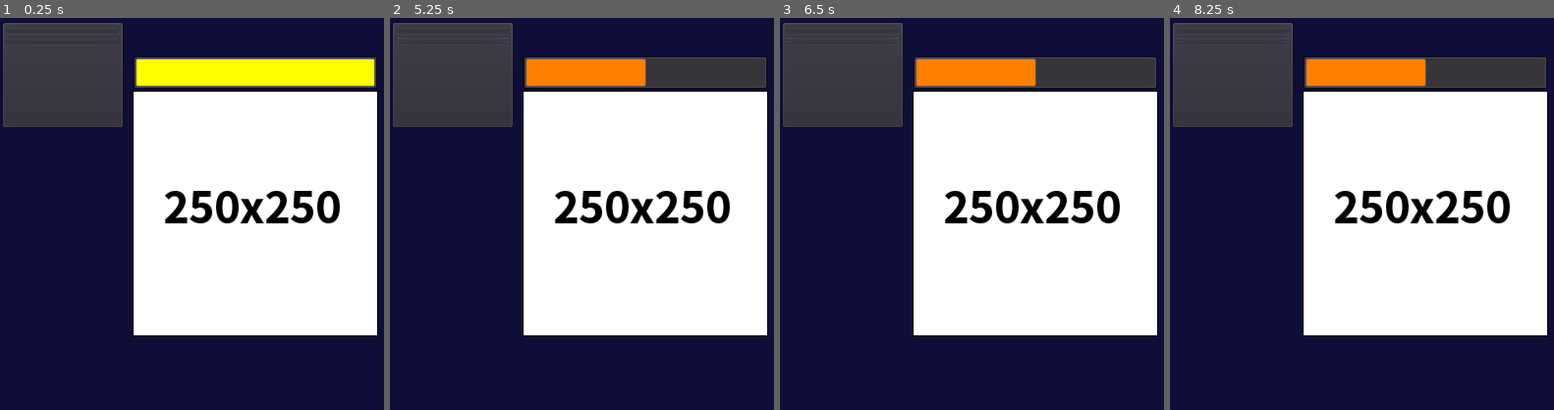
Above: before the commit, frames 1-4 (left to right).
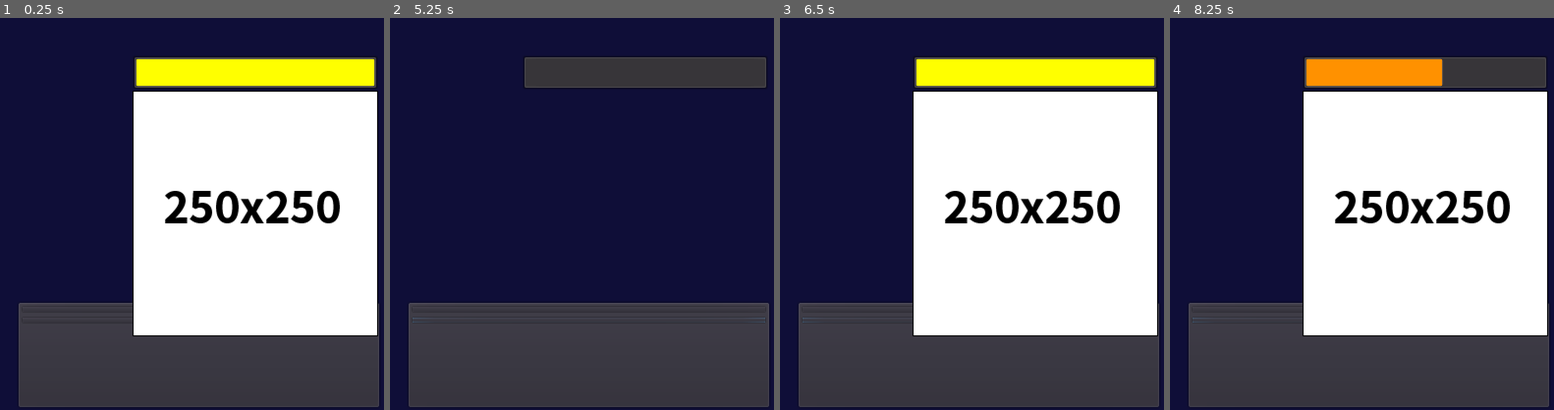
Above: after the commit, the same moments.

Repository: Yu-Channel/Simple-clicker
Game: Godot game, scene res://scene/Main.tscn
Same seed, same stepped clock (60 frames per second), same inputs: the game is played once before the commit and once after it.
Inputs (mouse positions are in pixels of both pictures, inside the frame that each line leads up to):
- Up to frame 1 (0.25 s): no input
- Up to frame 2 (5.25 s): click "Power +1(1)" at 0.5 s; click "AutoPower +1(0)" at 1.25 s; click "Power +1(1)" at 2 s; click "AutoPower +1(0)" at 2.75 s; click "Power +1(1)" at 3.5 s; click "AutoPower +1(0)" at 4.25 s; tap Enter at 5 s; move the mouse to (643, 214) at 5.02 s; click (643, 214) at 5.17 s
- Up to frame 3 (6.5 s): tap Space at 5.75 s; move the mouse to (899, 233) at 5.77 s; click (899, 233) at 5.92 s
- Up to frame 4 (8.25 s): tap Enter at 6.5, 8 s; move the mouse to (1404, 127) at 6.52 s; click (1404, 127) at 6.67 s; tap Space at 7.25 s; move the mouse to (1346, 292) at 7.27 s; click (1346, 292) at 7.42 s; move the mouse to (1484, 272) at 8.02 s; click (1484, 272) at 8.17 s

The runs differ from the first frame. In frame 1, 28% of the frame differs, in the area x 0-99%, y 1-100%; in frame 2, 70%; in frame 3, 32%; in frame 4, 28%.

Commit message:
Warningの修正

Diff:
--- a/project.godot
+++ b/project.godot
@@ -25,6 +25,10 @@
 window/stretch/mode="viewport"
 window/stretch/aspect="keep"
 
+[editor_plugins]
+
+enabled=PoolStringArray( "res://addons/kanban_tasks/plugin.cfg" )
+
 [gui]
 
 common/drop_mouse_on_gui_input_disabled=true
--- a/scene/Main.tscn
+++ b/scene/Main.tscn
@@ -87,10 +87,10 @@
 valign = 1
 
 [node name="ButtonUI" type="PanelContainer" parent="GUI"]
-margin_left = 1.0
-margin_top = 4.0
-margin_right = 127.0
-margin_bottom = 114.0
+margin_left = 17.0
+margin_top = 289.0
+margin_right = 388.0
+margin_bottom = 399.0
 __meta__ = {
 "_edit_group_": true,
 "_editor_description_": "button用のノード"
@@ -99,18 +99,18 @@
 [node name="VBox" type="VBoxContainer" parent="GUI/ButtonUI"]
 margin_left = 7.0
 margin_top = 7.0
-margin_right = 119.0
+margin_right = 364.0
 margin_bottom = 103.0
 
 [node name="PowerButton" type="Button" parent="GUI/ButtonUI/VBox"]
-margin_right = 112.0
+margin_right = 357.0
 margin_bottom = 25.0
 custom_fonts/font = SubResource( 5 )
 text = "Power(x)"
 
 [node name="PowerButtonLabel" type="Label" parent="GUI/ButtonUI/VBox"]
 margin_top = 29.0
-margin_right = 112.0
+margin_right = 357.0
 margin_bottom = 46.0
 custom_fonts/font = SubResource( 1 )
 text = "Money x100"
@@ -119,14 +119,14 @@
 
 [node name="AutoPowerButton" type="Button" parent="GUI/ButtonUI/VBox"]
 margin_top = 50.0
-margin_right = 112.0
+margin_right = 357.0
 margin_bottom = 75.0
 custom_fonts/font = SubResource( 5 )
 text = "AutoPower(x)"
 
 [node name="AutoPowerButtonLabel" type="Label" parent="GUI/ButtonUI/VBox"]
 margin_top = 79.0
-margin_right = 112.0
+margin_right = 357.0
 margin_bottom = 96.0
 custom_fonts/font = SubResource( 1 )
 text = "Money x100"
@@ -145,6 +145,7 @@
 [node name="EnemyCooldown" type="Timer" parent="."]
 process_mode = 0
 one_shot = true
+autostart = true
 
 [node name="Dummy_enemy" type="ColorRect" parent="."]
 visible = false
--- a/scripts/Enemy.gd
+++ b/scripts/Enemy.gd
@@ -19,7 +19,7 @@
 			queue_free()
 
 # クリックしたときの処理
-func _on_Enemy_input_event(viewport, event, shape_idx):
+func _on_Enemy_input_event(_viewport, event, _shape_idx):
 	if event is InputEventMouseButton:
 		if event.is_pressed():
 			Grobal.enemy_hp -= Grobal.click_power
@@ -40,7 +40,7 @@
 
 	# 10の倍数floorごとに
 	if !(Grobal.floor_num % 10):
-		enemy_hp *= 1 + (pow(Grobal.floor_num / 10, 2) * 0.1)
+		enemy_hp *= 1 + (pow(float(Grobal.floor_num) / 10, 2) * 0.1)
 		Grobal.time_limit = Grobal.LIMIT_TIMER_NUM
 
 	# 最大HPを代入 (intで少数点以下を切る)
--- a/scripts/Main.gd
+++ b/scripts/Main.gd
@@ -23,7 +23,7 @@
 	call_enemy()
 
 # フレームごとの処理===================
-func _process(delta):
+func _process(_delta):
 	# フレームの計測(60fps)
 	frame60 += 1
 	if frame60 >= 60:
@@ -67,7 +67,7 @@
 	shop_price()
 	if click_power_price <= Grobal.money:
 		# お金の消費
-		Grobal.money -= click_power_price
+		Grobal.money -= int(click_power_price)
 		# プレイヤーの強化
 		Grobal.click_power += 1
 
@@ -76,7 +76,7 @@
 	shop_price()
 	if auto_click_power_price <= Grobal.money:
 		# お金の消費
-		Grobal.money -= auto_click_power_price
+		Grobal.money -= int(auto_click_power_price)
 		# プレイヤーの強化
 		Grobal.auto_click_power += 1
 
--- a/scripts/Test_label.gd
+++ b/scripts/Test_label.gd
@@ -2,7 +2,7 @@
 
 onready var enemy_cooldown = $"../EnemyCooldown"
 
-func _process(delta):
+func _process(_delta):
 	text = ("\nfloor:" + str(Grobal.floor_num)
 		+ "\ntimer:" + str(Grobal.time_limit)
 		+ "\nmoney:" + str(Grobal.money))
